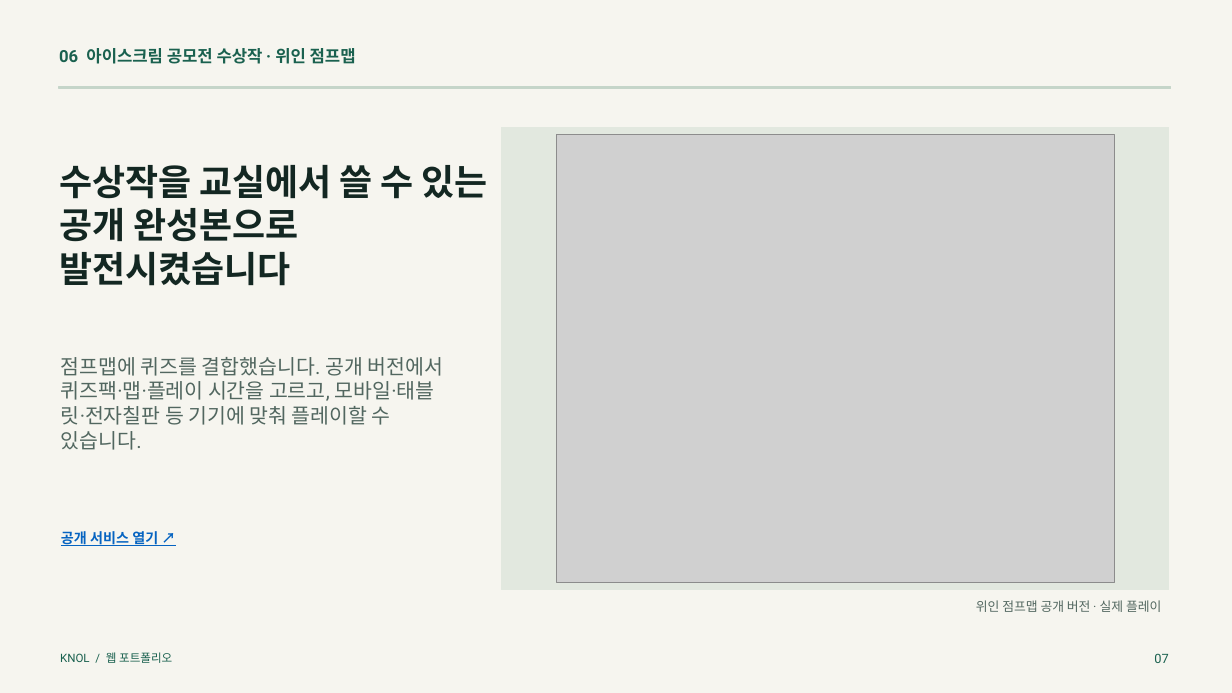
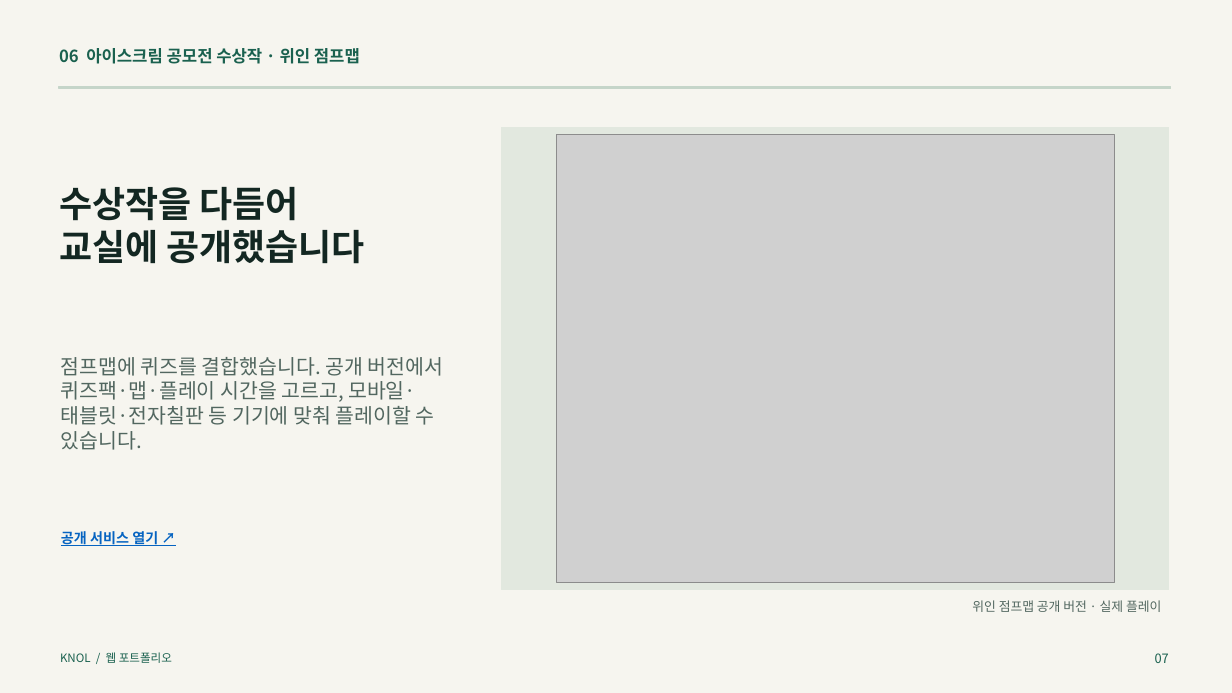
Before and after one commit to LUCKYBRIDGE/i-scream, a slide deck: slide 7 of deliverables/knol-portfolio.pptx. Drawn at 1232x693 pixels with LibreOffice and Linux fonts; fonts in the diff are those of the drawing; grey boxes stand for pictures. Boxes give left, top, right and bottom in pixels: in the first picture for what was removed or moved away, otherwise in the second. Text is boxed around its words. In the diff, an @@ line names an element or a change of style, - is before the commit and + after.

```diff
--- a/deliverables/knol-portfolio.pptx
+++ b/deliverables/knol-portfolio.pptx
@@ text at (59,187,364,264): text changed; font Roboto to Noto Sans CJK KR @@
-수상작을 교실에서 쓸 수 있는
-공개 완성본으로 발전시켰습니다
+수상작을 다듬어
+교실에 공개했습니다
@@ font Roboto to Noto Sans CJK KR in 5 elements at (59,48,360,64), (61,357,443,450), (972,600,1161,612), (60,652,172,663), (1155,653,1169,663) @@
```
Also in this commit, not shown: 8 other slides changed, 8 other files.
